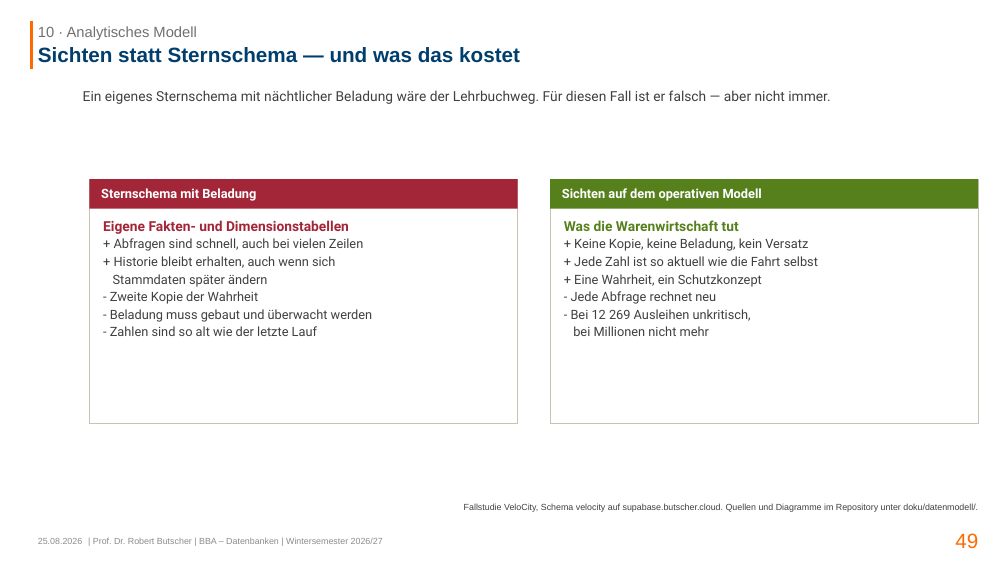
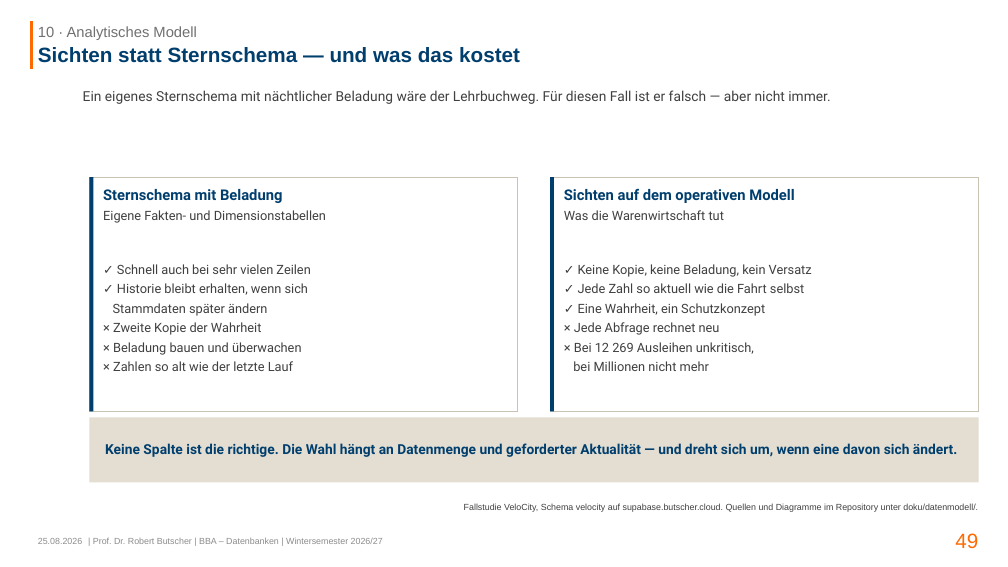
Before and after one commit to swrobuts/velocity-fallstudie, a slide deck: slide 49 of slides/velocity-datenbankentwurf.pptx. Drawn at 1008x567 pixels with LibreOffice and Linux fonts; fonts in the diff are those of the drawing. Boxes give left, top, right and bottom in pixels: in the first picture for what was removed or moved away, otherwise in the second. Text is boxed around its words. In the diff, an @@ line names an element or a change of style, - is before the commit and + after.

```diff
--- a/slides/velocity-datenbankentwurf.pptx
+++ b/slides/velocity-datenbankentwurf.pptx
@@ rectangle: place and size @@
-rectangle at [89,179,517,423]
+rectangle at [89,177,517,412]
@@ rectangle removed at [89,179,517,209] @@
@@ rectangle added at [89,177,94,412], fill #003E6E @@
@@ rectangle: place and size @@
-rectangle at [550,179,978,423]
+rectangle at [550,177,978,412]
@@ rectangle removed at [550,179,978,209] @@
@@ rectangle added at [550,177,554,412], fill #003E6E @@
@@ text removed at [101,188,256,201] @@
-Sternschema mit Beladung
@@ text at [103,189,282,203]: paragraph added @@
+Sternschema mit Beladung
@@ text "Sternschema mit Beladung": place and size @@
-text "Sternschema mit Beladung" at [103,220,373,336]
+text "Sternschema mit Beladung" at [103,189,326,371]
@@ text removed at [562,188,762,201] @@
-Sichten auf dem operativen Modell
@@ text at [564,189,794,203]: paragraph added @@
+Sichten auf dem operativen Modell
@@ text "Sichten auf dem operativen Modell": place and size @@
-text "Sichten auf dem operativen Modell" at [564,220,818,336]
+text "Sichten auf dem operativen Modell" at [564,189,812,371]
@@ text at [103,210,326,316]: size 14 to 13 pt, text colour #A32638 to #404040, bold off in "Eigene Fakten- und Dimensionstabellen"; more space between paragraphs @@
@@ text at [564,210,724,371]: size 14 to 13 pt, text colour #55801C to #404040, bold off in "Was die Warenwirtschaft tut"; more space between paragraphs @@
@@ text at [117,264,310,295]: text changed @@
-+ Abfragen sind schnell, auch bei vielen Zeilen
-+ Historie bleibt erhalten, auch wenn sich
+✓ Schnell auch bei sehr vielen Zeilen
+✓ Historie bleibt erhalten, wenn sich
@@ text at [574,264,812,354]: text changed @@
-+ Keine Kopie, keine Beladung, kein Versatz
-+ Jede Zahl ist so aktuell wie die Fahrt selbst
-+ Eine Wahrheit, ein Schutzkonzept
-- Jede Abfrage rechnet neu
-- Bei 12 269 Ausleihen unkritisch,
+✓ Keine Kopie, keine Beladung, kein Versatz
+✓ Jede Zahl so aktuell wie die Fahrt selbst
+✓ Eine Wahrheit, ein Schutzkonzept
+× Jede Abfrage rechnet neu
+× Bei 12 269 Ausleihen unkritisch,
@@ text at [113,322,301,371]: text changed @@
-- Zweite Kopie der Wahrheit
-- Beladung muss gebaut und überwacht werden
-- Zahlen sind so alt wie der letzte Lauf
+× Zweite Kopie der Wahrheit
+× Beladung bauen und überwachen
+× Zahlen so alt wie der letzte Lauf
@@ rectangle added at [89,418,979,483], fill #E3DED1 @@
@@ text added at [105,443,957,457], 14 pt, text #003E6E, bold @@
+Keine Spalte ist die richtige. Die Wahl hängt an Datenmenge und geforderter Aktualität — und dreht sich um, wenn eine davon sich ändert.
```
Also in this commit, not shown: 5 other slides changed, 7 other files.
